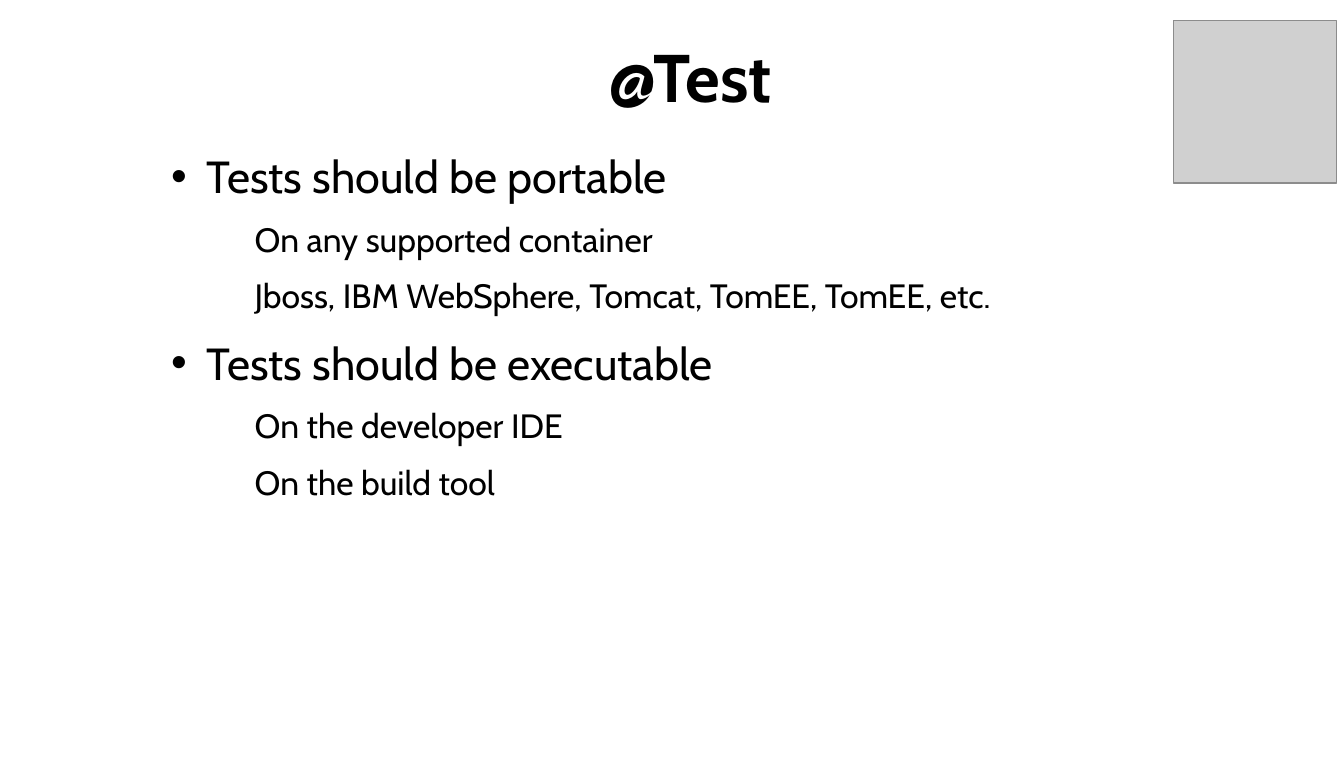
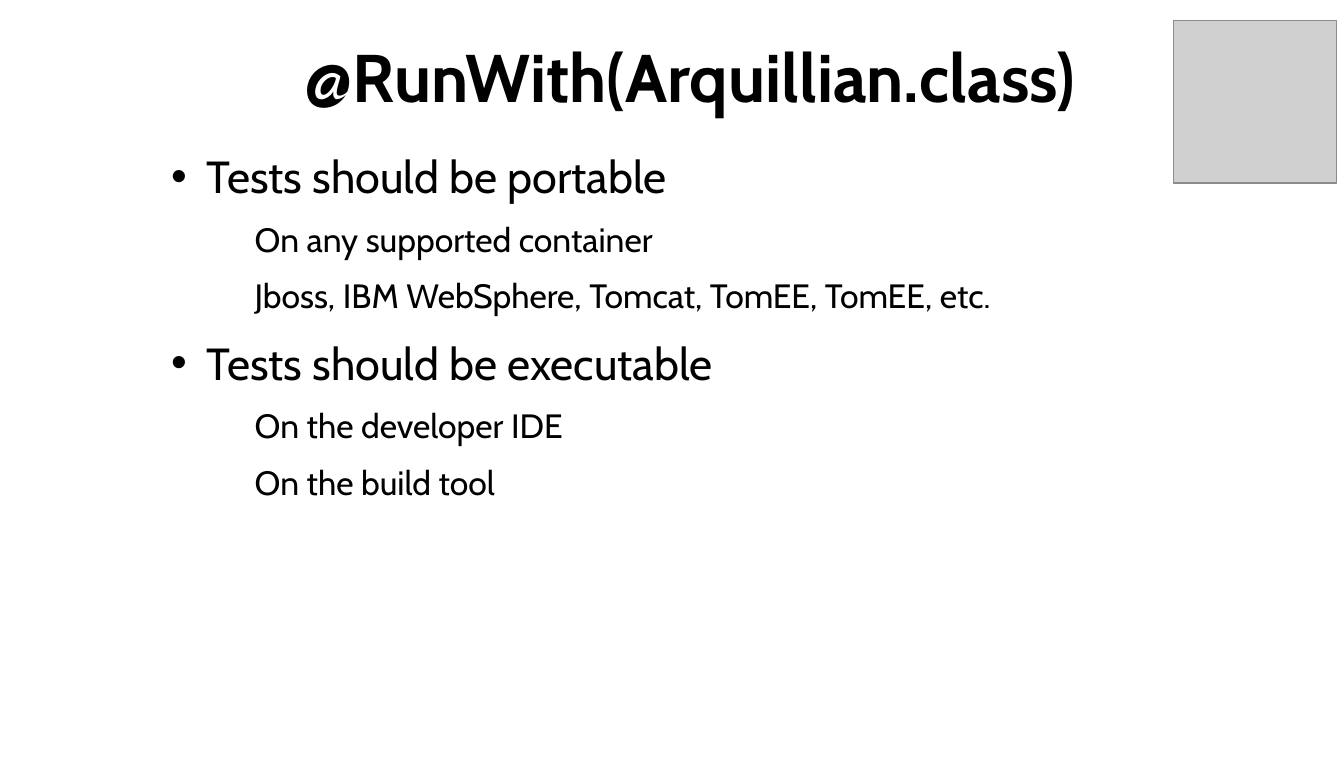
Before and after one commit to AndyGee/arquillian-demo, a slide deck: slide 27 of Apache_TomEE_Arquillian.odp (slide 13 before the commit). Drawn at 1344x758 pixels with LibreOffice and Linux fonts; fonts in the diff are those of the drawing; grey boxes stand for pictures; background and template pictures are left out. Boxes give left, top, right and bottom in pixels: in the first picture for what was removed or moved away, otherwise in the second. Text is boxed around its words. In the diff, an @@ line names an element or a change of style, - is before the commit and + after.

```diff
--- a/Apache_TomEE_Arquillian.odp
+++ b/Apache_TomEE_Arquillian.odp
@@ title at bbox=[305, 51, 1075, 118]: text changed @@
-@Test
+@RunWith(Arquillian.class)
```
Also in this commit, not shown: 3 other slides changed, 23 slides added, 6 other files.
